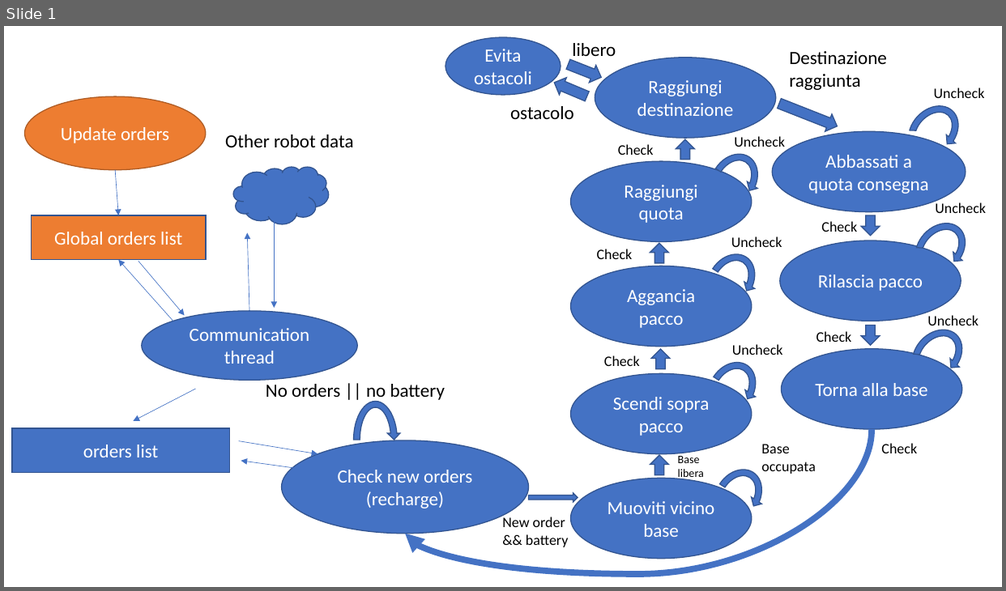
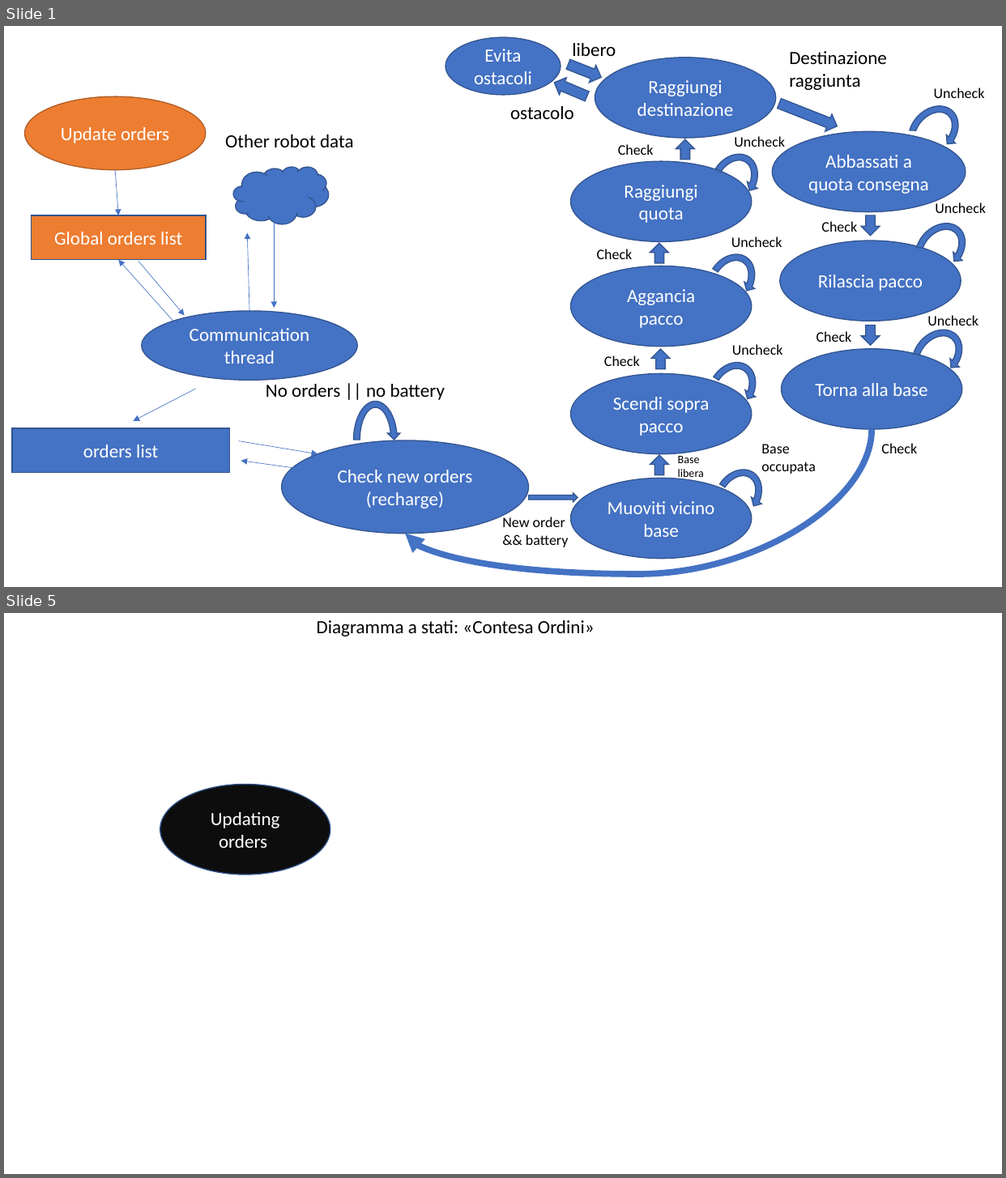
Before and after one commit to AndreaVaiuso/progetto_robotica, a slide deck: docs/diagram.pptx. Shown one above the other, each under a label of ours: slide 1 before the commit, slides 1 and 5 after it; the slides between them are not shown. The pictures are 1006x591 and 1006x1178 pixels, drawn with LibreOffice and Linux fonts; fonts in the diff are those of the drawing. Boxes give left, top, right and bottom in pixels: in the first picture for what was removed or moved away, otherwise in the second. Text is boxed around its words. In the diff, an @@ line names an element or a change of style, - is before the commit and + after.

Commit message:
Ultime modifiche da fare agli state diagram

```diff
--- a/docs/diagram.pptx
+++ b/docs/diagram.pptx
@@ slide 5 added at bbox=[4, 613, 1002, 1174], background #FFFFFF @@
@@ text added at bbox=[317, 620, 594, 636], 18 pt, text #000000 @@
+Diagramma a stati: «Contesa Ordini»
@@ ellipse added at bbox=[160, 785, 330, 875], fill #0D0D0D, outline #325491 1 pt, 18 pt, text #FFFFFF @@
+Updating orders
```
Also in this commit, not shown: 1 slide changed, 2 other slides added.
